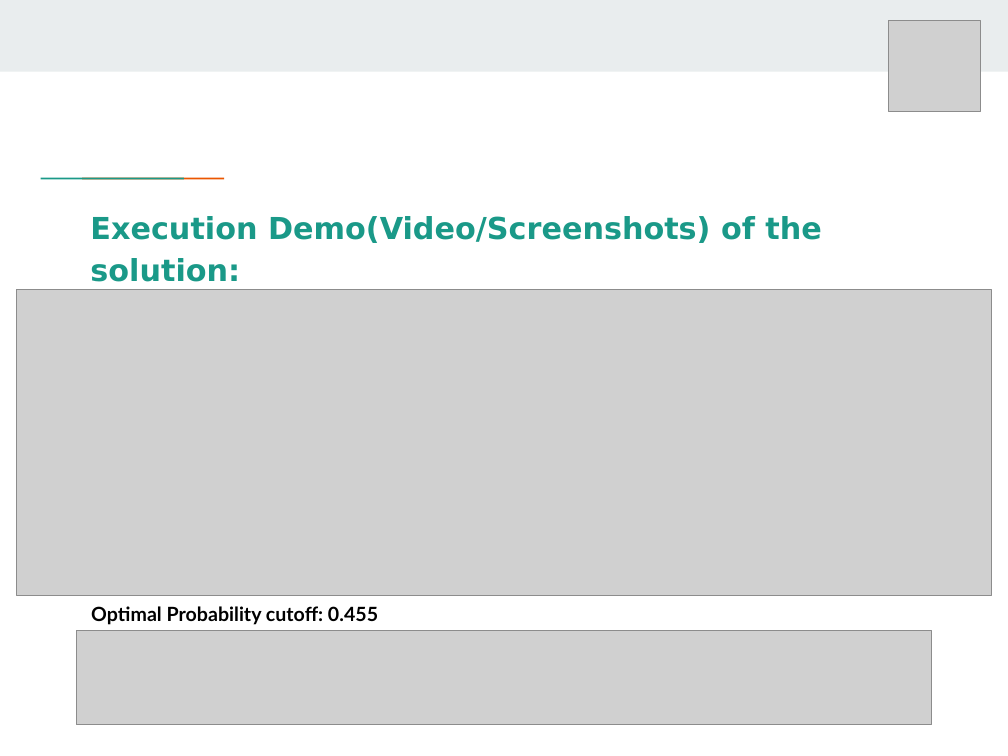
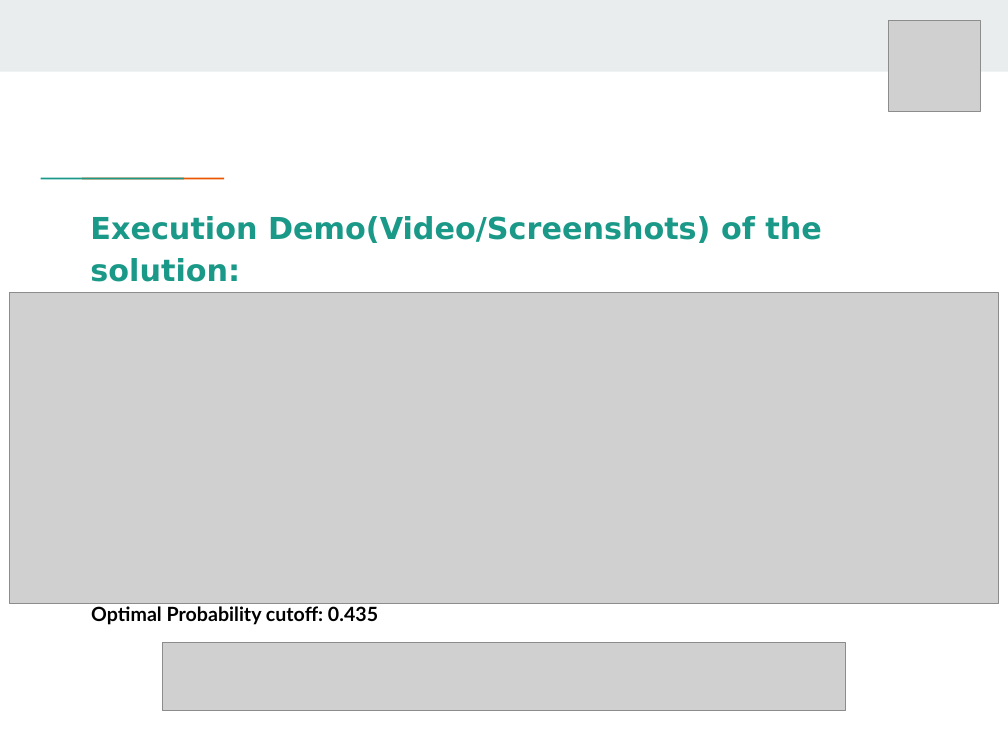
Before and after one commit to Redcof/HPE_Machine_Learning_Hackathon_CG_2022, a slide deck: slide 7 of HPE_Machine_Learning_Hackathon_CG_2022.pptx (slide 6 before the commit). Drawn at 1008x756 pixels with LibreOffice and Linux fonts; fonts in the diff are those of the drawing; grey boxes stand for pictures. Boxes give left, top, right and bottom in pixels: in the first picture for what was removed or moved away, otherwise in the second. Text is boxed around its words. In the diff, an @@ line names an element or a change of style, - is before the commit and + after.

```diff
--- a/HPE_Machine_Learning_Hackathon_CG_2022.pptx
+++ b/HPE_Machine_Learning_Hackathon_CG_2022.pptx
@@ picture: place and size @@
-picture at (17,289,992,596)
+picture at (10,293,999,604)
@@ text at (91,606,378,625): text changed @@
-Optimal Probability cutoff: 0.455
+Optimal Probability cutoff: 0.435
@@ picture: place and size @@
-picture at (77,631,932,726)
+picture at (163,643,846,712)
```
Also in this commit, not shown: 5 other slides changed, 1 slide added, 36 other files.
